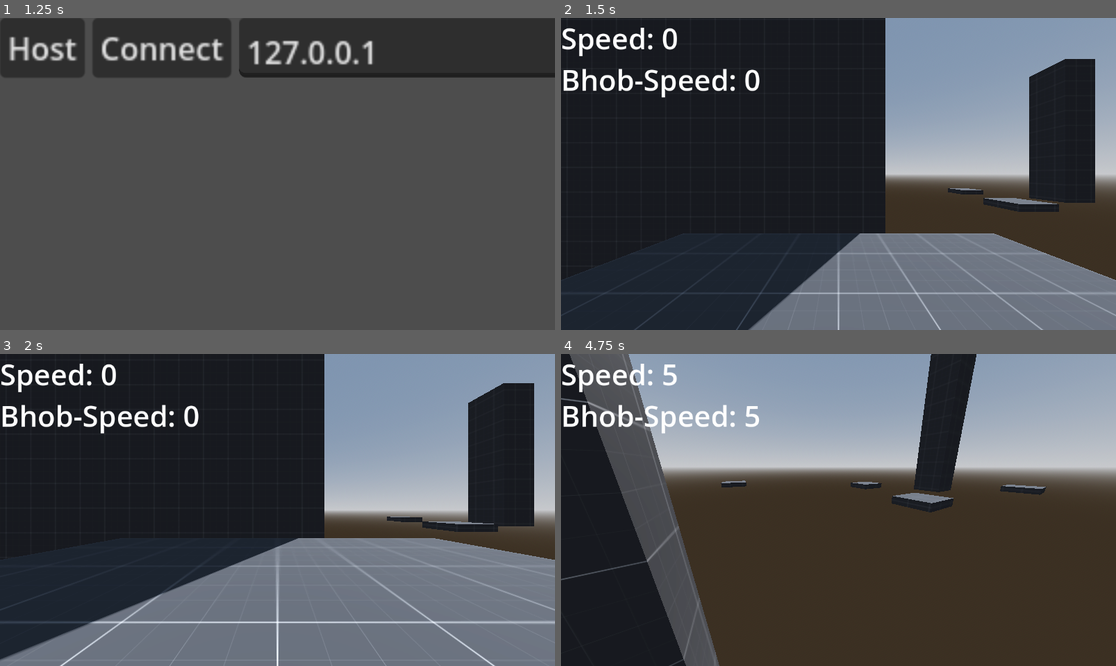
Above: before the commit, frames 1-4 (two rows, left to right).
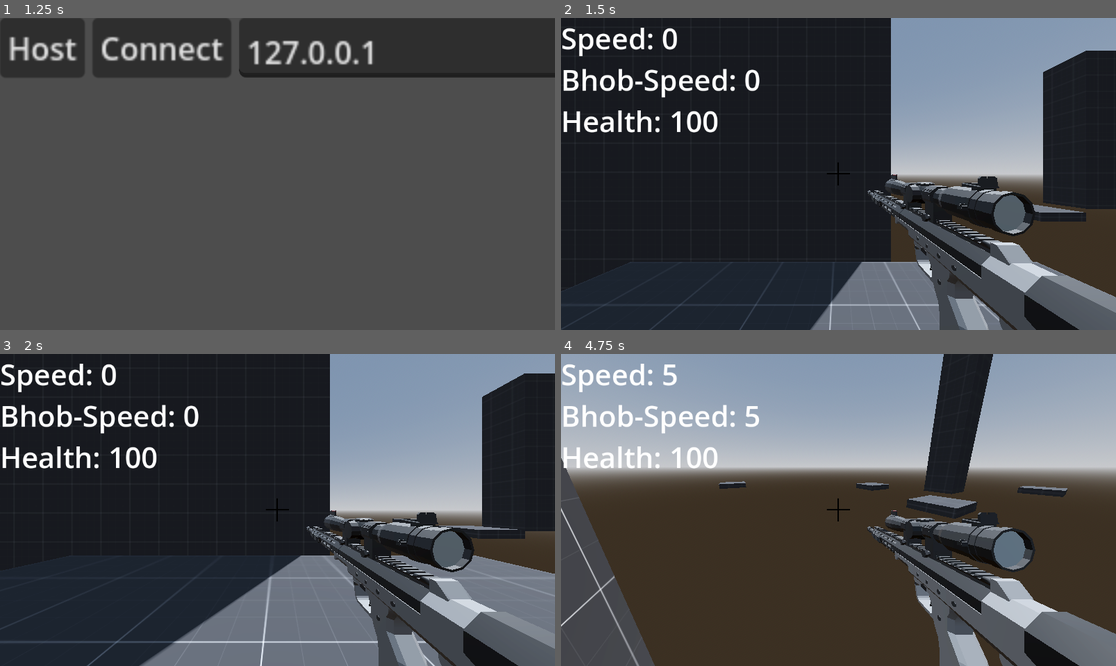
Above: after the commit, the same moments.

Repository: P3ntest/godot-multiplayer-fps
Game: Godot game, scene res://multiplayer.tscn
Same seed, same stepped clock (60 frames per second), same inputs: the game is played once before the commit and once after it.
Inputs (mouse positions are in pixels of both pictures, inside the frame that each line leads up to):
- Up to frame 1 (1.25 s): tap Enter at 0.5 s; move the mouse to (399, 158) at 0.52 s; hold D (right) from 0.53 s (still down); click (399, 158) at 0.6 s; tap Space (jump) at 0.77 s
- Up to frame 2 (1.5 s): release D (right) at 1.25 s; click "Host" at 1.25 s
- Up to frame 3 (2 s): no input
- Up to frame 4 (4.75 s): move the mouse to (810, 510) at 2.02 s; hold W (forward) from 2.03 s (still down); click (810, 510) at 2.1 s; tap Space (jump) at 2.27, 3.77, 4.52 s; move the mouse to (849, 503) at 2.77 s; click (849, 503) at 2.85 s; move the mouse to (832, 516) at 3.52 s; click (832, 516) at 3.6 s; move the mouse to (877, 513) at 4.27 s; click (877, 513) at 4.35 s

Frame 1 is identical in both runs. In frame 2, 21% of the frame differs, in the area x 0-100%, y 0-100%; in frame 3, 24%; in frame 4, 34%.

Commit message:
lots of updates

Diff:
--- a/level.tscn
+++ b/level.tscn
@@ -1,7 +1,8 @@
-[gd_scene load_steps=3 format=3 uid="uid://d05vox6t3j0e"]
+[gd_scene load_steps=4 format=3 uid="uid://d05vox6t3j0e"]
 
 [ext_resource type="Material" uid="uid://dytsioi8mumie" path="res://resources/materials/floor.tres" id="1_1u1e4"]
 [ext_resource type="Material" uid="uid://dvmws7gxbsmj8" path="res://resources/materials/box.tres" id="2_yu325"]
+[ext_resource type="PackedScene" uid="uid://c52jjqt4g0gvh" path="res://prefabs/decal.tscn" id="3_q0jto"]
 
 [node name="Node3D" type="Node3D"]
 
@@ -83,3 +84,20 @@
 material_override = ExtResource("1_1u1e4")
 use_collision = true
 size = Vector3(49.7627, 66.5225, 2.01453)
+
+[node name="Decal" parent="." instance=ExtResource("3_q0jto")]
+transform = Transform3D(1, 0, 0, 0, 0.252593, -0.967573, 0, 0.967573, 0.252593, 53.8896, 0.445385, -15.2757)
+
+[node name="Spawns" type="Node3D" parent="."]
+
+[node name="Spawn" type="Marker3D" parent="Spawns" groups=["PlayerSpawn"]]
+transform = Transform3D(1, 0, 0, 0, 1, 0, 0, 0, 1, 24.7286, 2.01771, 8.30115)
+gizmo_extents = 1.0
+
+[node name="Spawn2" type="Marker3D" parent="Spawns" groups=["PlayerSpawn"]]
+transform = Transform3D(1, 0, 0, 0, 1, 0, 0, 0, 1, 46.4164, 2.01771, 8.41466)
+gizmo_extents = 1.0
+
+[node name="Spawn3" type="Marker3D" parent="Spawns" groups=["PlayerSpawn"]]
+transform = Transform3D(1, 0, 0, 0, 1, 0, 0, 0, 1, 0.239861, 0.507528, -2.34193)
+gizmo_extents = 1.0
--- a/multiplayer.gd
+++ b/multiplayer.gd
@@ -59,6 +59,7 @@
 	player.player_color = PLAYER_COLORS[multiplayer.get_peers().size()]
 
 	$Node3D/Players.add_child(player)
+	player.spawn.rpc()
 
 
 func _on_connect_pressed():
--- a/player/player.gd
+++ b/player/player.gd
@@ -7,9 +7,31 @@
 
 @export var player_color: Color = Color.WHITE
 
-@onready var raycast = $Head/Camera3D/RayCast3D
+@onready var player_raycast = $Head/Camera3D/PlayerHitCast
+@onready var decal_raycast = $Head/Camera3D/DecalHitCast
+
 
 @export var health = 100
+
+@export var decal_instance: PackedScene
+
+var spawn_cooldown = 0
+
+func die_local():
+	die.rpc()
+	spawn_cooldown = 3
+
+@rpc("any_peer", "reliable", "call_local")
+func die():
+	visible = false
+
+@rpc("any_peer", "reliable", "call_local")
+func spawn():
+	var spawn_point = get_tree().get_nodes_in_group("PlayerSpawn").pick_random()
+	transform.origin = spawn_point.transform.origin
+	visible = true
+	health = 100
+
 
 var peer_id = 0
 
@@ -33,32 +55,60 @@
 		# Disable the camera for other players.
 		$Head/Camera3D.current = false
 		$VisualBody.visible = true
+		$Hud.visible = false
 
 func _unhandled_input(event: InputEvent) -> void:
+	if not is_multiplayer_authority():
+		return
+	if health <= 0:
+		return
 	if event is InputEventMouseMotion:
 		if is_multiplayer_authority():
 			rotate_y(-event.relative.x * MOUSE_SENSITIVITY)
 			$Head.rotation.x = clamp($Head.rotation.x -event.relative.y * MOUSE_SENSITIVITY, -PI / 2, PI / 2)
 
+@onready var shot_sound_player: AudioStreamPlayer3D = $Head/ShotSound
+
+# Function to play sound
 @rpc("any_peer", "reliable", "call_local")
 func on_shot():
 	print("boom")
+	shot_sound_player.play()
+
+# spawn decal
+# @rpc("any_peer", "reliable", "call_local")
+# func spawn_decal(hit_pos: Vector3, hit_normal: Vector3):
+# 	var decal: Decal = decal_instance.instantiate()
+# 	decal.transform.origin = hit_pos
+# 	get_tree().root.add_child(decal)
+# 	decal.look_at(hit_pos + hit_normal, Vector3.UP)
+# 	print("decal")
 
 @rpc("any_peer", "reliable", "call_local")
 func on_hit_me(by_peer_id: int):
 	print("I " + str(peer_id) + " was hit " + str(by_peer_id))
-	health -= 20
+	health -= 100
+	if health <= 0:
+		die_local()
 
 func shoot():
 	on_shot.rpc()
 
-	if (raycast.is_colliding()):
-		print("Raycast hit: ", raycast.get_collider())
-		var hit_collider: Area3D = raycast.get_collider()
-		var hit_player: Player = hit_collider.get_parent()
-		if hit_player:
-			print ("I " + str(peer_id) + " hit " + str(hit_player.peer_id))
-			hit_player.on_hit_me.rpc_id(hit_player.peer_id, peer_id)
+	if (player_raycast.is_colliding()):
+		print("hit player")
+		if decal_raycast.is_colliding() and decal_raycast.get_collision_point().distance_to(transform.origin) + 2 < player_raycast.get_collision_point().distance_to(transform.origin):
+			# we hit a wall first
+			print("hit wall first")
+			print("wall: ", decal_raycast.get_collider())
+			pass
+		else:
+			print("Raycast hit: ", player_raycast.get_collider())
+			var hit_collider: Area3D = player_raycast.get_collider()
+			var hit_player: Player = hit_collider.get_parent()
+			if hit_player:
+				print ("I " + str(peer_id) + " hit " + str(hit_player.peer_id))
+				hit_player.on_hit_me.rpc_id(hit_player.peer_id, peer_id)
+	print("missed")
 
 @onready var head_bobbing_anim_tree = $Head/AnimationTree
 
@@ -77,12 +127,23 @@
 var bhob_window = 0
 var bhob_speed = 0
 var wall_jump_cooldown = 0
+
+var shoot_cooldown = 0
 func _physics_process(delta: float) -> void:
 	if not is_multiplayer_authority():
 		return
 
-	if (Input.is_action_just_pressed("fire")):
+	if (spawn_cooldown > 0):
+		spawn_cooldown -= delta
+		$Hud/Stats.text = "Respawning in " + str(snapped(spawn_cooldown, .01))
+		if (spawn_cooldown <= 0):
+			spawn.rpc()
+		return
+
+	shoot_cooldown -= delta
+	if (Input.is_action_just_pressed("fire") and shoot_cooldown <= 0):
 		shoot()
+		shoot_cooldown = 1
 
 	# Add the gravity.
 	if not is_on_floor():
@@ -173,4 +234,4 @@
 
 	move_and_slide()
 
-	$Stats.text = "Speed: " + str( snapped(h_vec(velocity).length(), .01)) + "\n" + "Bhob-Speed: " + str(snapped(bhob_speed, .01) if can_bhop else "-") + "\n"
+	$Hud/Stats.text = "Speed: " + str( snapped(h_vec(velocity).length(), .01)) + "\n" + "Bhob-Speed: " + str(snapped(bhob_speed, .01) if can_bhop else "-") + "\n" + "Health: " + str(health)
--- a/player/player.tscn
+++ b/player/player.tscn
@@ -1,6 +1,10 @@
-[gd_scene load_steps=19 format=3 uid="uid://cl0f1iyr1bosm"]
+[gd_scene load_steps=23 format=3 uid="uid://cl0f1iyr1bosm"]
 
 [ext_resource type="Script" path="res://player/player.gd" id="1_to78d"]
+[ext_resource type="PackedScene" uid="uid://cpkkip450jgku" path="res://player/view_model.tscn" id="2_18a0a"]
+[ext_resource type="PackedScene" uid="uid://c52jjqt4g0gvh" path="res://prefabs/decal.tscn" id="2_t8vjb"]
+[ext_resource type="AudioStream" uid="uid://6uruqc27sqa3" path="res://assets/Sniper_Rifle-Kibblesbob-2053709564.mp3" id="4_nftpu"]
+[ext_resource type="Texture2D" uid="uid://bb7bdpp0ptp2m" path="res://assets/crosshair.png" id="4_nwhd6"]
 
 [sub_resource type="CapsuleShape3D" id="CapsuleShape3D_8lubt"]
 
@@ -100,8 +104,7 @@
 
 [node name="Player" type="CharacterBody3D"]
 script = ExtResource("1_to78d")
-player_color = null
-health = null
+decal_instance = ExtResource("2_t8vjb")
 
 [node name="PhysicsCollider" type="CollisionShape3D" parent="."]
 transform = Transform3D(1, 0, 0, 0, 1, 0, 0, 0, 1, 0, 1, 0)
@@ -112,12 +115,19 @@
 
 [node name="Camera3D" type="Camera3D" parent="Head"]
 fov = 90.0
-
-[node name="RayCast3D" type="RayCast3D" parent="Head/Camera3D"]
-target_position = Vector3(0, 0, -20)
+near = 0.001
+
+[node name="PlayerHitCast" type="RayCast3D" parent="Head/Camera3D"]
+target_position = Vector3(0, 0, -1000)
 collision_mask = 2
 collide_with_areas = true
 collide_with_bodies = false
+
+[node name="DecalHitCast" type="RayCast3D" parent="Head/Camera3D"]
+target_position = Vector3(0, 0, -1000)
+
+[node name="view_model_camera" parent="Head/Camera3D" instance=ExtResource("2_18a0a")]
+transform = Transform3D(1, 0, 0, 0, 1, 0, 0, 0, 1, 0.0742994, -0.0566131, -0.137094)
 
 [node name="AnimationPlayer" type="AnimationPlayer" parent="Head"]
 libraries = {
@@ -133,6 +143,10 @@
 parameters/bob_trans/transition_request = ""
 parameters/bob_trans/current_index = 1
 
+[node name="ShotSound" type="AudioStreamPlayer3D" parent="Head"]
+transform = Transform3D(1, 0, 0, 0, 1, 0, 0, 0, 1, 0, -1.8, 0)
+stream = ExtResource("4_nftpu")
+
 [node name="VisualBody" type="Node3D" parent="."]
 transform = Transform3D(1, 0, 0, 0, 1, 0, 0, 0, 1, 0, 1, 0)
 
@@ -156,8 +170,36 @@
 [node name="CollisionShape3D" type="CollisionShape3D" parent="Hitbox"]
 shape = SubResource("CapsuleShape3D_6qr0w")
 
-[node name="Stats" type="Label" parent="."]
-offset_right = 40.0
-offset_bottom = 23.0
+[node name="Hud" type="Control" parent="."]
+layout_mode = 3
+anchors_preset = 15
+anchor_right = 1.0
+anchor_bottom = 1.0
+grow_horizontal = 2
+grow_vertical = 2
+mouse_filter = 2
+
+[node name="Stats" type="Label" parent="Hud"]
+layout_mode = 0
+offset_right = 278.0
+offset_bottom = 83.0
 text = "Speed: 20"
 label_settings = SubResource("LabelSettings_kfy6a")
+
+[node name="TextureRect" type="TextureRect" parent="Hud"]
+layout_mode = 1
+anchors_preset = 8
+anchor_left = 0.5
+anchor_top = 0.5
+anchor_right = 0.5
+anchor_bottom = 0.5
+offset_left = -64.0
+offset_top = -64.0
+offset_right = 64.0
+offset_bottom = 64.0
+grow_horizontal = 2
+grow_vertical = 2
+scale = Vector2(0.4, 0.4)
+pivot_offset = Vector2(64, 64)
+texture = ExtResource("4_nwhd6")
+expand_mode = 1
--- /dev/null
+++ b/player/view_model.gd
@@ -0,0 +1,25 @@
+extends Node3D
+
+
+# Called when the node enters the scene tree for the first time.
+func _ready() -> void:
+	pass # Replace with function body.
+
+
+# Called every frame. 'delta' is the elapsed time since the previous frame.
+
+var mouse_movement = Vector2()
+func _unhandled_input(event: InputEvent) -> void:
+	if event is InputEventMouseMotion:
+		mouse_movement = event.relative
+
+func sway(delta: float) -> void:
+	var x_amount = min(abs(mouse_movement.x * 0.0005), 1)
+	var y_amount = min(abs(mouse_movement.y * 0.0005), 1)
+	rotation.x = lerp(rotation.x, y_amount * sign(mouse_movement.y), 20 * delta)
+	rotation.y = lerp(rotation.y, x_amount * sign(mouse_movement.x), 20 * delta)
+	mouse_movement = Vector2()
+
+
+func _process(delta: float) -> void:
+	sway(delta)
--- /dev/null
+++ b/player/view_model.tscn
@@ -0,0 +1,12 @@
+[gd_scene load_steps=3 format=3 uid="uid://cpkkip450jgku"]
+
+[ext_resource type="PackedScene" uid="uid://d3pojbf8aqbx6" path="res://assets/srsa_sniper/SRSA1.glb" id="1_cg8dq"]
+[ext_resource type="Script" path="res://player/view_model.gd" id="1_kv4sj"]
+
+[node name="fps_rig" type="Node3D"]
+script = ExtResource("1_kv4sj")
+
+[node name="head_anchor" type="Node3D" parent="."]
+
+[node name="SRSA12" parent="head_anchor" instance=ExtResource("1_cg8dq")]
+transform = Transform3D(1.5, 0, 0, 0, 1.5, 0, 0, 0, 1.5, 0, 0, 0)
--- /dev/null
+++ b/prefabs/decal.tscn
@@ -0,0 +1,6 @@
+[gd_scene load_steps=2 format=3 uid="uid://c52jjqt4g0gvh"]
+
+[ext_resource type="Texture2D" uid="uid://bwwcv64hxeao7" path="res://assets/bullet_hole_PNG6050.png" id="1_v4e3n"]
+
+[node name="Decal" type="Decal"]
+texture_albedo = ExtResource("1_v4e3n")
--- a/project.godot
+++ b/project.godot
@@ -18,6 +18,10 @@
 [display]
 
 window/size/mode=2
+
+[global_group]
+
+PlayerSpawn=""
 
 [input]
 
Not shown, added: assets/Sniper_Rifle-Kibblesbob-2053709564.mp3.import
Binary file added: assets/bullet_hole_PNG6050.png
Not shown, added: assets/bullet_hole_PNG6050.png.import
Binary file added: assets/crosshair.png
Not shown, added: assets/crosshair.png.import
Binary file added: assets/srsa_sniper/SRSA1.glb
Not shown, added: assets/srsa_sniper/SRSA1.glb.import
Binary file added: assets/srsa_sniper/SRSA1_file232.png
Not shown, added: assets/srsa_sniper/SRSA1_file232.png.import
Binary file added: assets/srsa_sniper/SRSA1_file238.png
Not shown, added: assets/srsa_sniper/SRSA1_file238.png.import
Binary file added: assets/srsa_sniper/SRSA1_file239.png
(and 5 more such lines)
